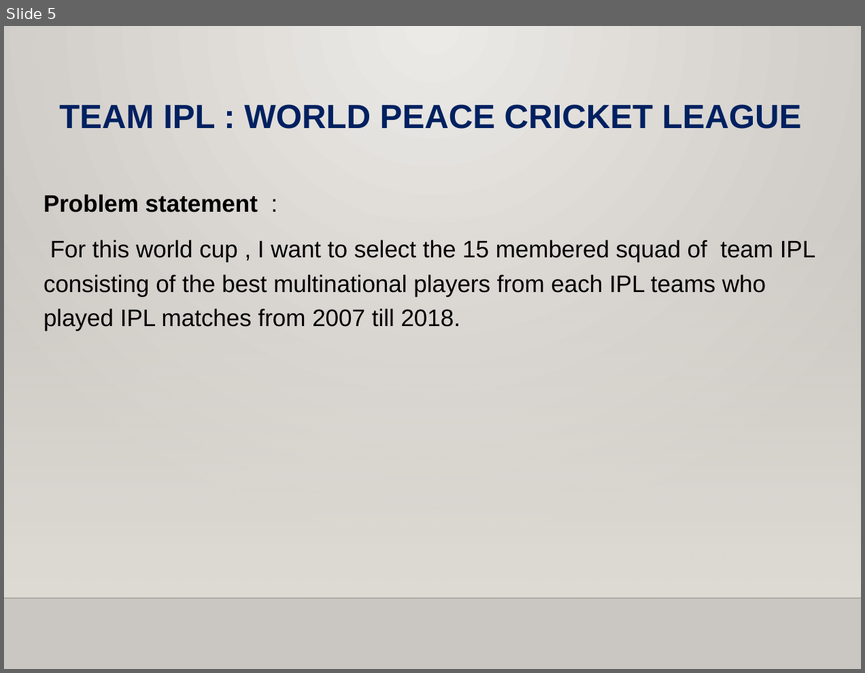
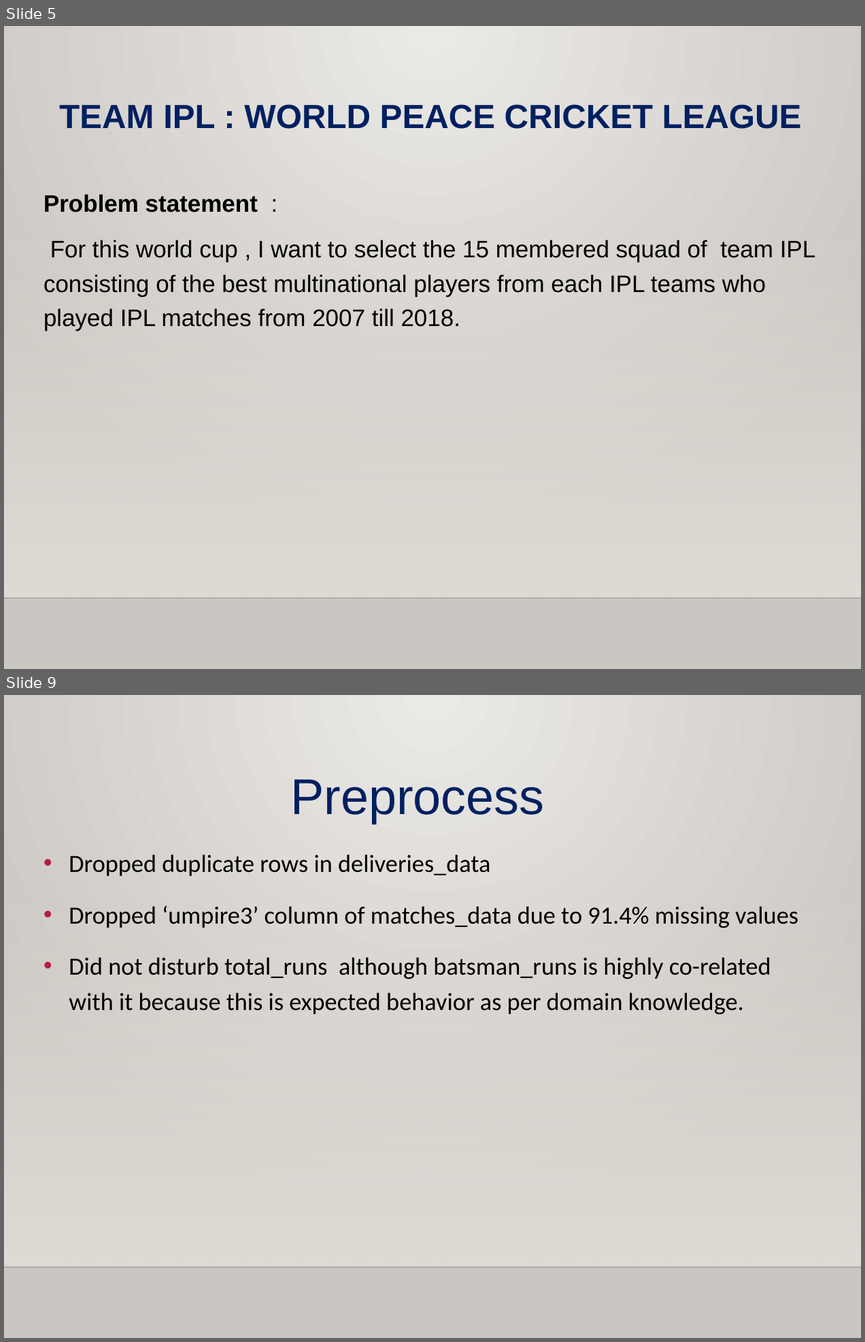
Before and after one commit to idhariharan/Hari-Iyer-INSAID-GCDAI-, a slide deck: Hari IyerMarch 2019 Cohort Term1 Project World Peace Cricket League.pptx. Shown one above the other, each under a label of ours: slide 5 before the commit, slides 5 and 9 after it; the slides between them are not shown. The pictures are 865x673 and 865x1342 pixels, drawn with LibreOffice and Linux fonts; fonts in the diff are those of the drawing; background and template pictures are left out. Boxes give left, top, right and bottom in pixels: in the first picture for what was removed or moved away, otherwise in the second. Text is boxed around its words. In the diff, an @@ line names an element or a change of style, - is before the commit and + after.

```diff
--- a/Hari IyerMarch 2019 Cohort Term1 Project World Peace Cricket League.pptx
+++ b/Hari IyerMarch 2019 Cohort Term1 Project World Peace Cricket League.pptx
@@ slide 9 added at box(4, 695, 861, 1338), background gradient #ECEAE7 to #CAC7C1; not listed: 2 template elements that a slide beside it also shows @@
@@ text added at box(290, 779, 544, 823), 60 pt, text #002060 @@
+Preprocess
@@ text added at box(69, 854, 798, 1015), 29.5 pt, text #000000 @@
+• Dropped duplicate rows in deliveries_data
+• Dropped ‘umpire3’ column of matches_data due to 91.4% missing values
+• Did not disturb total_runs although batsman_runs is highly co-related with it because this is expected behavior as per domain knowledge.
```
Also in this commit, not shown: 1 slide changed, 4 other slides added, 2 slides removed, 4 other files.
